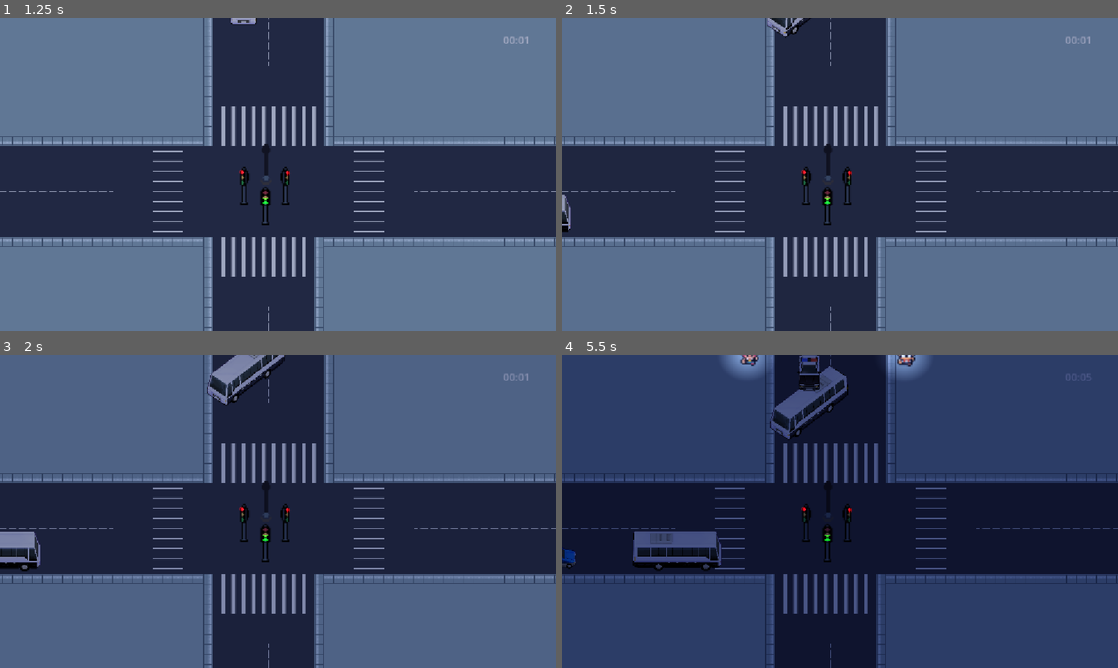
Above: before the commit, frames 1-4 (two rows, left to right).
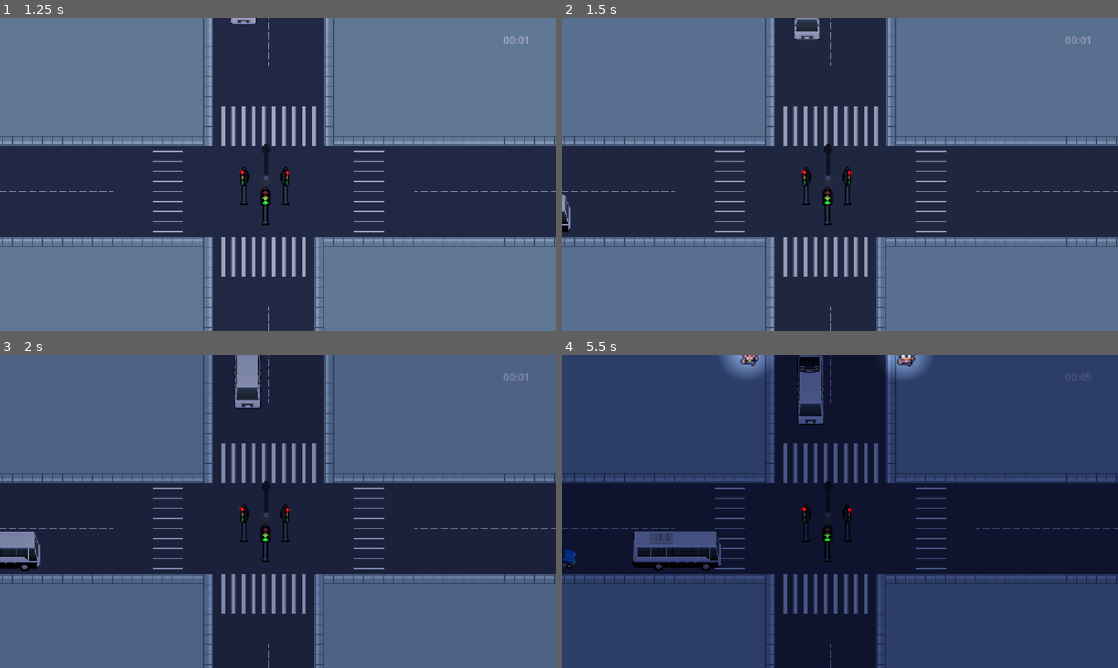
Above: after the commit, the same moments.

Repository: lafgo-fc/game-jam-repoooo
Game: Godot game, scene res://scne/test_one.tscn
The game is run twice, just before and just after one commit, with the same random seed, the same clock (stepped at 60 frames per second) and the same inputs.
Inputs:
- Up to frame 1 (1.25 s): tap Enter (ui_accept) at 0.5, 0.77 s; hold R (traffic control right and left) from 0.53 s (still down)
- Up to frame 2 (1.5 s): keep holding R (traffic control right and left)
- Up to frame 3 (2 s): keep holding R (traffic control right and left); tap Enter (ui_accept) at 1.52 s
- Up to frame 4 (5.5 s): keep holding R (traffic control right and left); tap Enter (ui_accept) at 3.02, 3.77, 4.52 s

Frame 1 is identical in both runs. In frame 2, 0.4% of the frame differs, in the area x 36-47%, y 0-8%; in frame 3, 1.0%; in frame 4, 1.4%, in the area x 37-52%, y 0-28%.

Commit message:
fixed bus animation

Diff:
--- a/scne/car.tscn
+++ b/scne/car.tscn
@@ -321,10 +321,6 @@
 atlas = ExtResource("4_q6ssp")
 region = Rect2(1050, 210, 210, 210)
 
-[sub_resource type="AtlasTexture" id="AtlasTexture_1037m"]
-atlas = ExtResource("4_q6ssp")
-region = Rect2(1050, 420, 210, 210)
-
 [sub_resource type="AtlasTexture" id="AtlasTexture_prvm8"]
 atlas = ExtResource("4_q6ssp")
 region = Rect2(630, 630, 210, 210)
@@ -342,9 +338,6 @@
 "frames": [{
 "duration": 1.0,
 "texture": SubResource("AtlasTexture_li2l5")
-}, {
-"duration": 1.0,
-"texture": SubResource("AtlasTexture_1037m")
 }],
 "loop": 1,
 "name": &"down",
@@ -512,7 +505,7 @@
 
 [node name="bus" type="AnimatedSprite2D" parent="." unique_id=1915234929]
 sprite_frames = SubResource("SpriteFrames_xnp0m")
-animation = &"right"
+animation = &"down"
 
 [node name="polic car" type="AnimatedSprite2D" parent="." unique_id=2101197150]
 sprite_frames = SubResource("SpriteFrames_454ae")
--- a/scne/scripts/car.gd
+++ b/scne/scripts/car.gd
@@ -96,9 +96,13 @@
 
 		elif GameData.traffic_front_down:
 			target = stop_point
+			vehicle_opt.play(last_direction)
+			return
 
 		else:
 			target = stop_point
+			vehicle_opt.play(last_direction)
+			return
 
 	# Check whether car crossed the intersection
 	if cross_point != null:
@@ -125,23 +129,15 @@
 
 
 	move_and_slide()
-func process_animation(direction) -> void:
+func process_animation(direction: Vector2) -> void:
+	if velocity.length() > 0.1:
+		if abs(direction.x) > abs(direction.y):
+			last_direction = "right" if direction.x > 0 else "left"
+		else:
+			last_direction = "down" if direction.y > 0 else "top"
 
-	if abs(direction.x) > abs(direction.y):
-		if direction.x > 0:
-			vehicle_opt.play("right")
-			last_direction = "right"
-		else:
-			vehicle_opt.play("left")
-			last_direction = "left"
-	elif abs(direction.x) < abs(direction.y):
-		if direction.y > 0:
-			vehicle_opt.play("down")
-			last_direction = "down"
-		else:
-			vehicle_opt.play("top")
-			last_direction = "top"
-
+	if vehicle_opt.animation != last_direction:
+		vehicle_opt.play(last_direction)
 
 
 func _on_area_2d_body_entered(body: Node2D) -> void:
